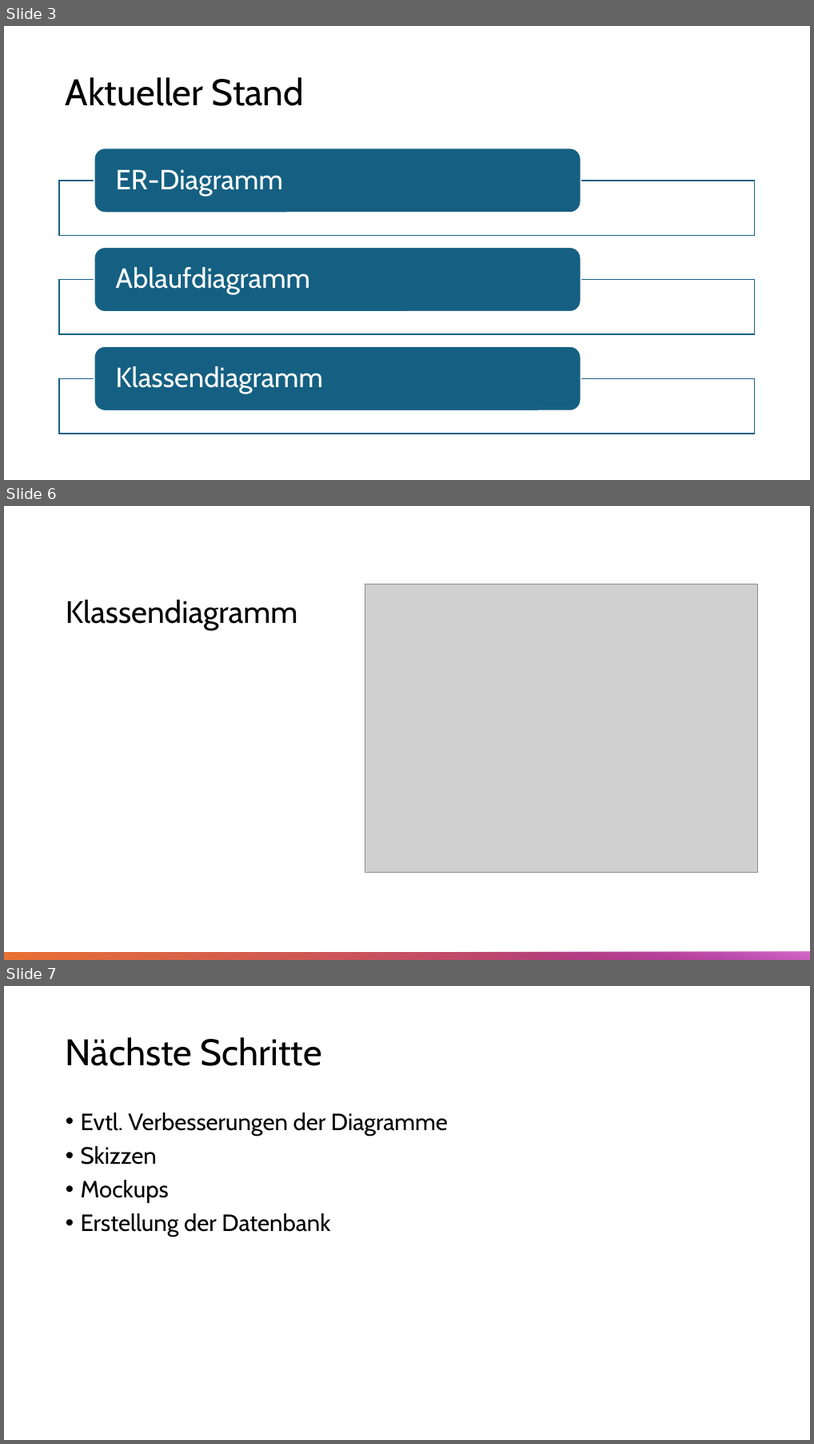
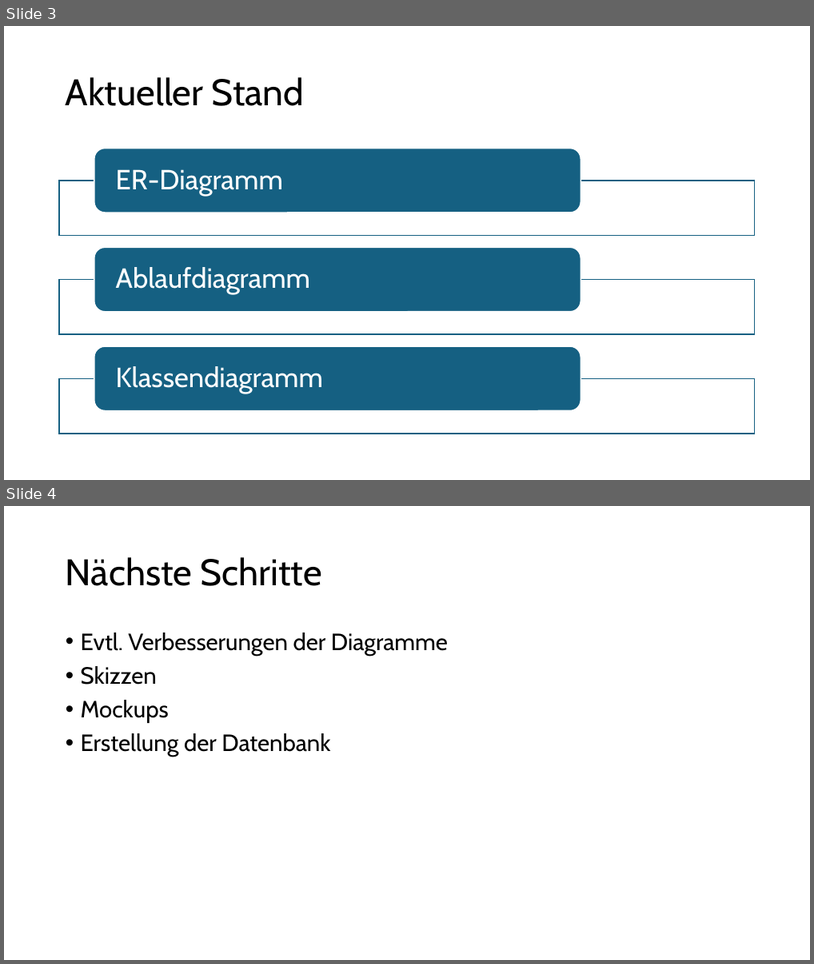
Before and after one commit to Schokobaer06/LogIt, a slide deck: doc/Zwischen-Präsentation.pptx. Shown one above the other, each under a label of ours: slides 3, 6 and 7 before the commit, slides 3 and 4 after it; the slides between them are not shown. The pictures are 814x1444 and 814x964 pixels, drawn with LibreOffice and Linux fonts; fonts in the diff are those of the drawing; grey boxes stand for pictures. Boxes give left, top, right and bottom in pixels: in the first picture for what was removed or moved away, otherwise in the second. Text is boxed around its words. In the diff, an @@ line names an element or a change of style, - is before the commit and + after.

```diff
--- a/doc/Zwischen-Präsentation.pptx
+++ b/doc/Zwischen-Präsentation.pptx
@@ slide 6 removed at <box>4,506,810,960</box>, background #FFFFFF @@
@@ title removed at <box>66,600,298,630</box> @@
-Klassendiagramm
@@ picture removed at <box>365,584,758,872</box> @@
@@ rectangle removed at <box>4,952,810,960</box> @@
@@ rectangle removed at <box>419,952,810,960</box> @@
@@ what was slide 7 is now slide 4 @@
```
Also in this commit, not shown: 2 other slides removed, 21 other files.
